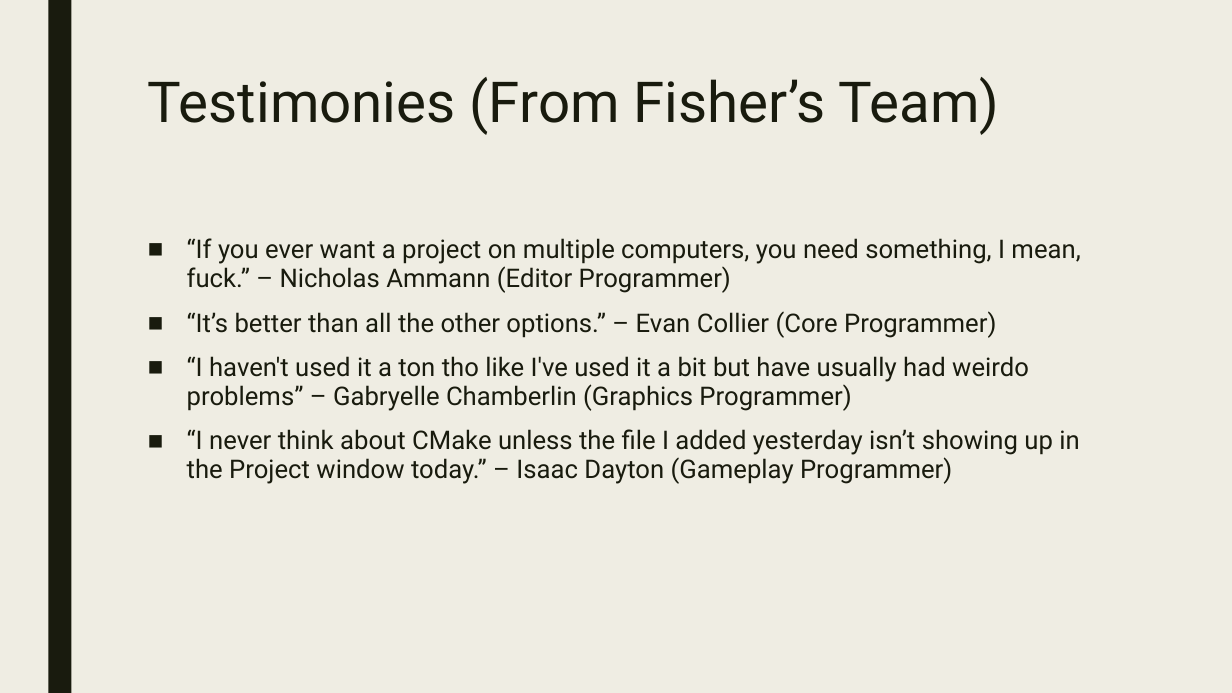
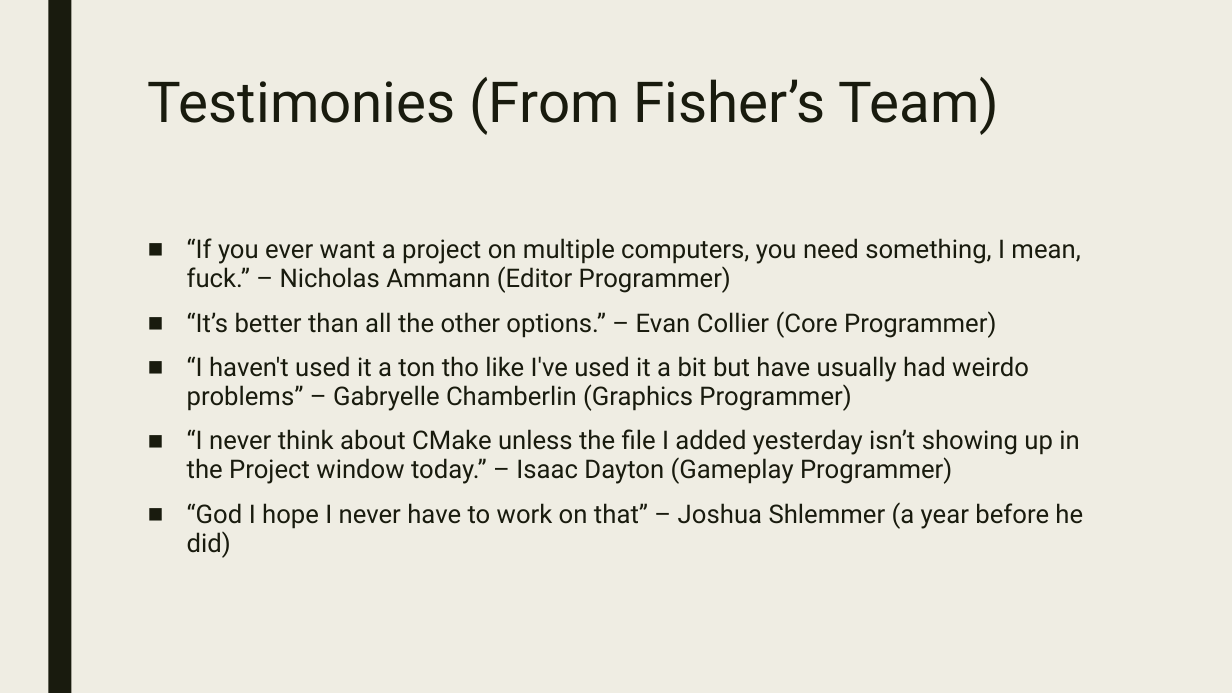
Before and after one commit to playmer/CMakePresentation, a slide deck: slide 22 of PreBuild Systems.pptx (slide 13 before the commit). Drawn at 1232x693 pixels with LibreOffice and Linux fonts; fonts in the diff are those of the drawing. Boxes give left, top, right and bottom in pixels: in the first picture for what was removed or moved away, otherwise in the second. Text is boxed around its words. In the diff, an @@ line names an element or a change of style, - is before the commit and + after.

```diff
--- a/PreBuild Systems.pptx
+++ b/PreBuild Systems.pptx
@@ text at (x1=187, y1=502, x2=1083, y2=558): paragraph added @@
+■ “God I hope I never have to work on that” – Joshua Shlemmer (a year before he did)
```
Also in this commit, not shown: 10 other slides changed, 10 slides added, 1 slide removed.
